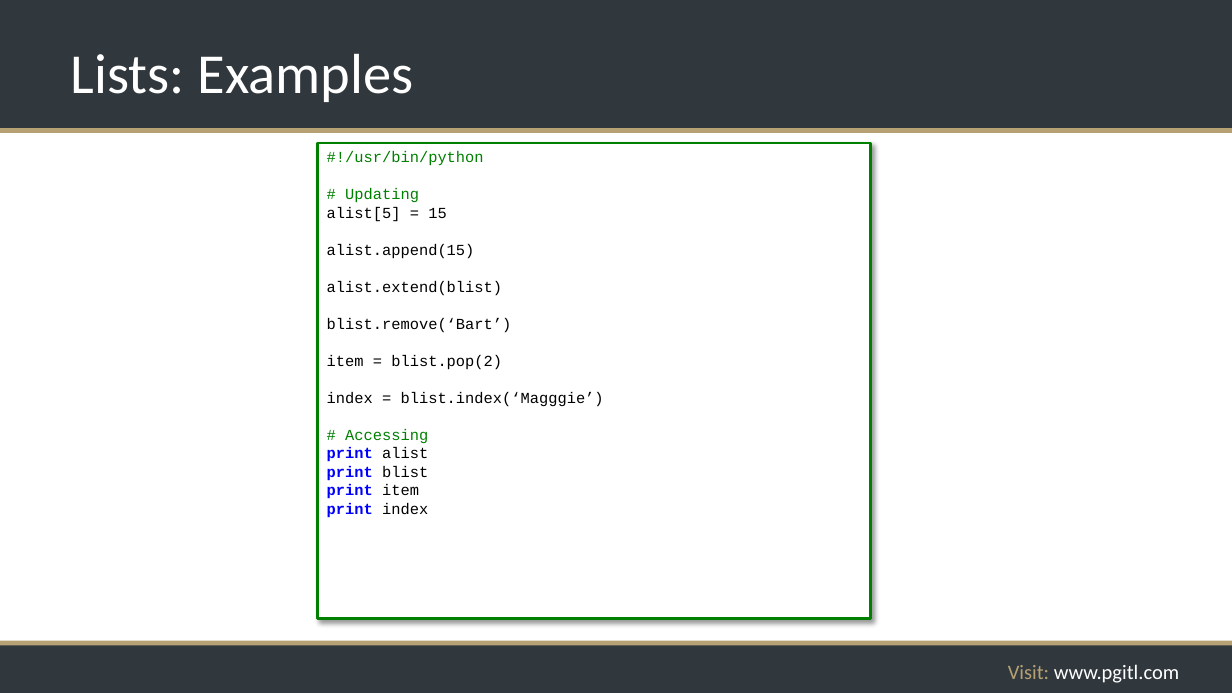
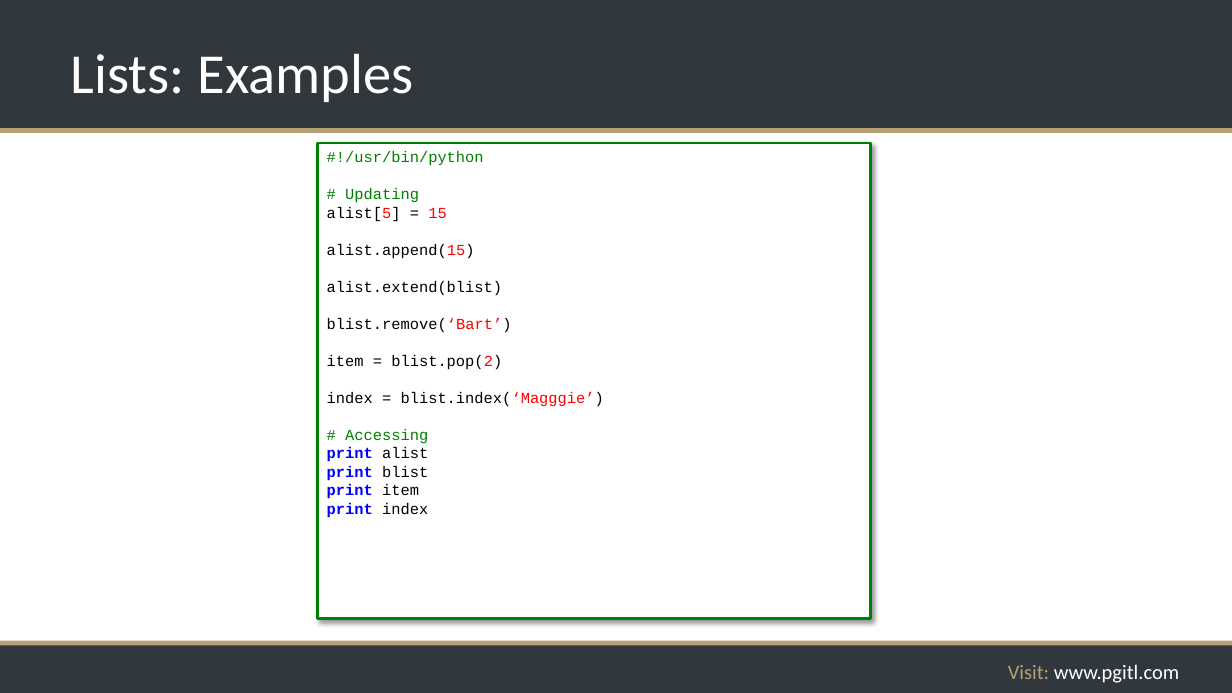
Before and after one commit to rikkouri/project-a, a slide deck: slide 69 of Programming Foundations.pptx. Drawn at 1232x693 pixels with LibreOffice and Linux fonts; fonts in the diff are those of the drawing; background and template pictures are left out. Boxes give left, top, right and bottom in pixels: in the first picture for what was removed or moved away, otherwise in the second. Text is boxed around its words. In the diff, an @@ line names an element or a change of style, - is before the commit and + after.

```diff
--- a/Programming Foundations.pptx
+++ b/Programming Foundations.pptx
@@ text in rectangle at [327, 207, 604, 407]: text colour #000000 to #FF0000 in "alist[5] 15", "alist.append(15)", "blist.remove(‘Bart’)", "blist.pop(2)" and 1 more places @@
```
Also in this commit, not shown: 10 other slides changed, 2 slides added, 2 slides removed, 2 other files.
